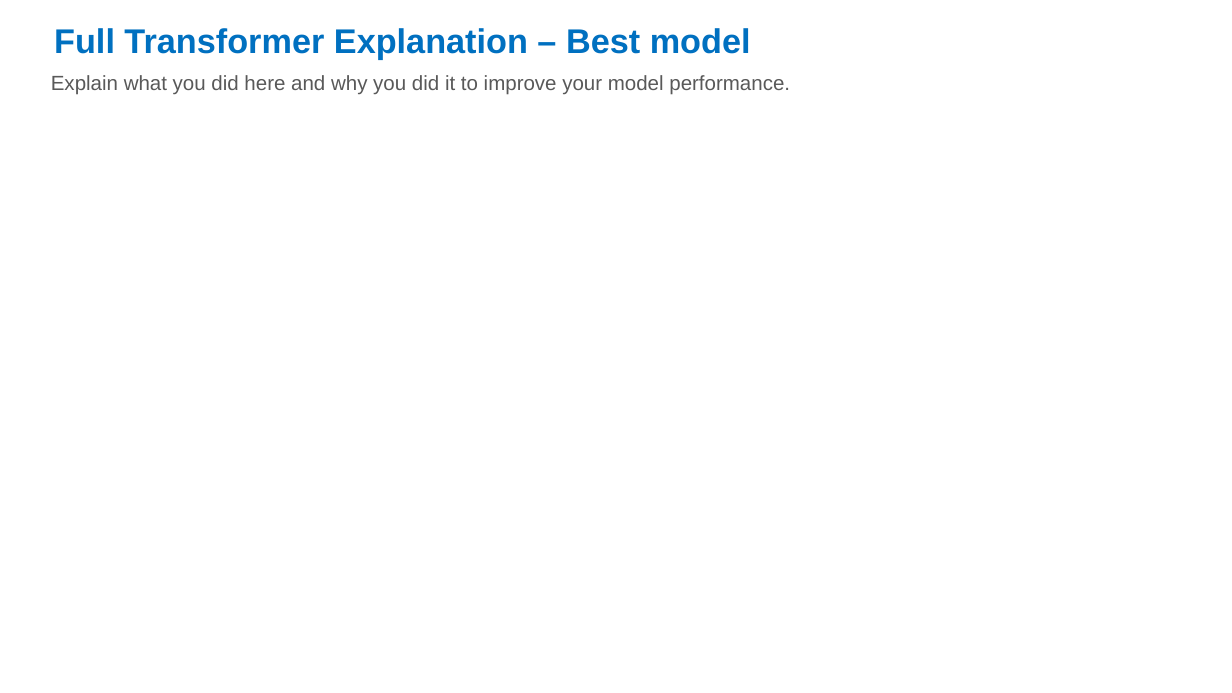
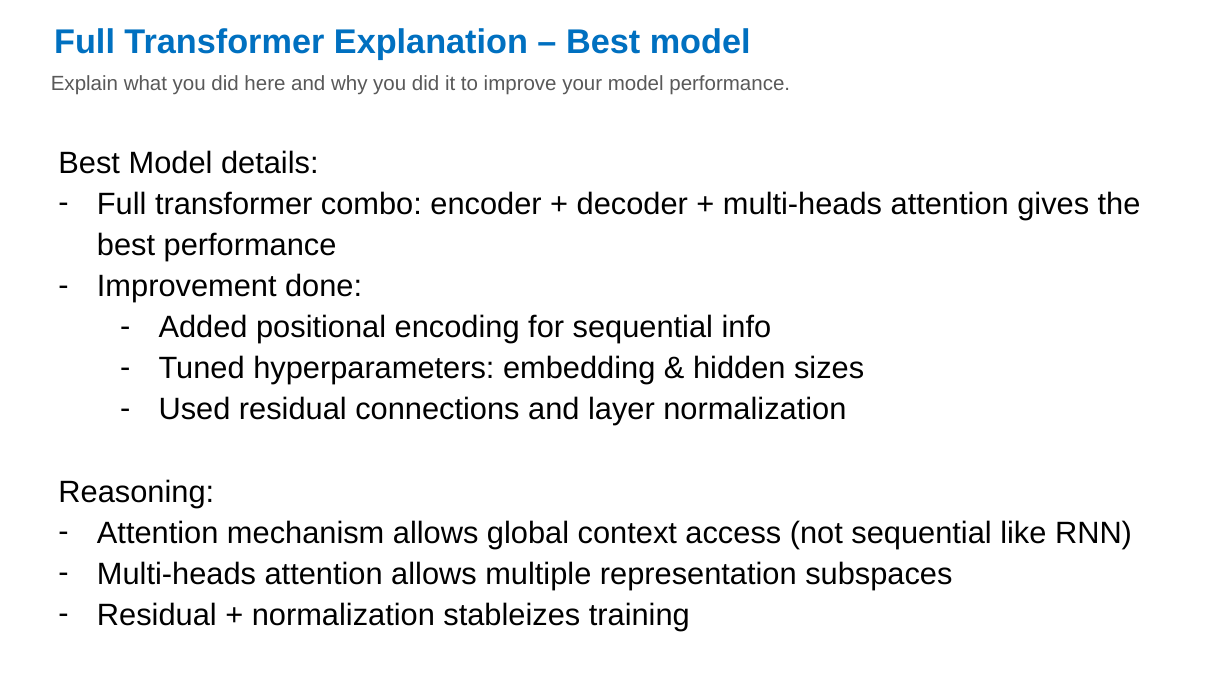
Before and after one commit to winniethebear424/DL, a slide deck: slide 10 of assignment3-nlp-template.pptx. Drawn at 1232x693 pixels with LibreOffice and Linux fonts; fonts in the diff are those of the drawing. Boxes give left, top, right and bottom in pixels: in the first picture for what was removed or moved away, otherwise in the second. Text is boxed around its words. In the diff, an @@ line names an element or a change of style, - is before the commit and + after.

Commit message:
changes on encoder && decoder

```diff
--- a/assignment3-nlp-template.pptx
+++ b/assignment3-nlp-template.pptx
@@ text added at (58, 150, 1141, 631), 18 pt, text #000000 @@
+Best Model details:
+– Full transformer combo: encoder + decoder + multi-heads attention gives the best performance
+– Improvement done:
+  – Added positional encoding for sequential info
+  – Tuned hyperparameters: embedding & hidden sizes
+  – Used residual connections and layer normalization
+Reasoning:
+– Attention mechanism allows global context access (not sequential like RNN)
+– Multi-heads attention allows multiple representation subspaces
+– Residual + normalization stableizes training
```
Also in this commit, not shown: 8 other slides changed, 9 other files.
